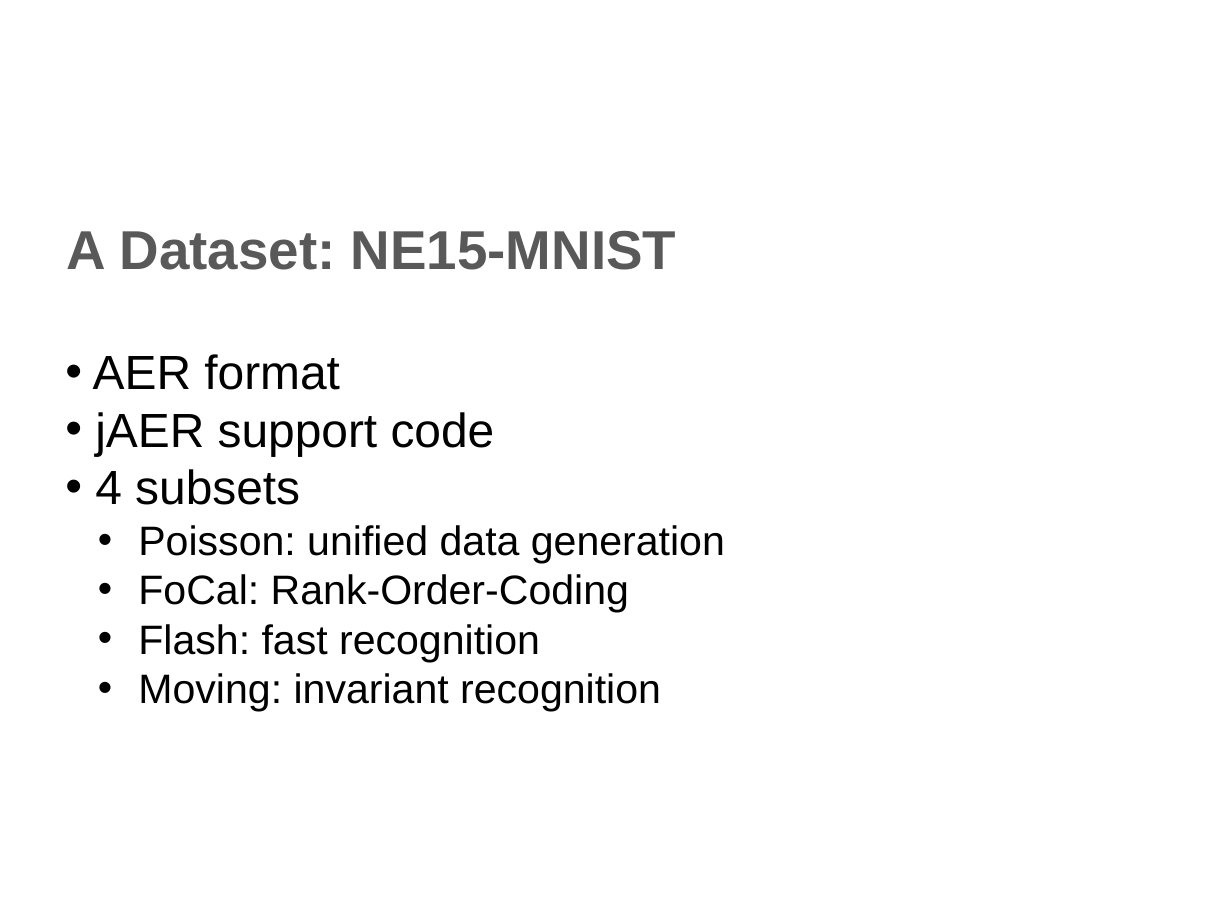
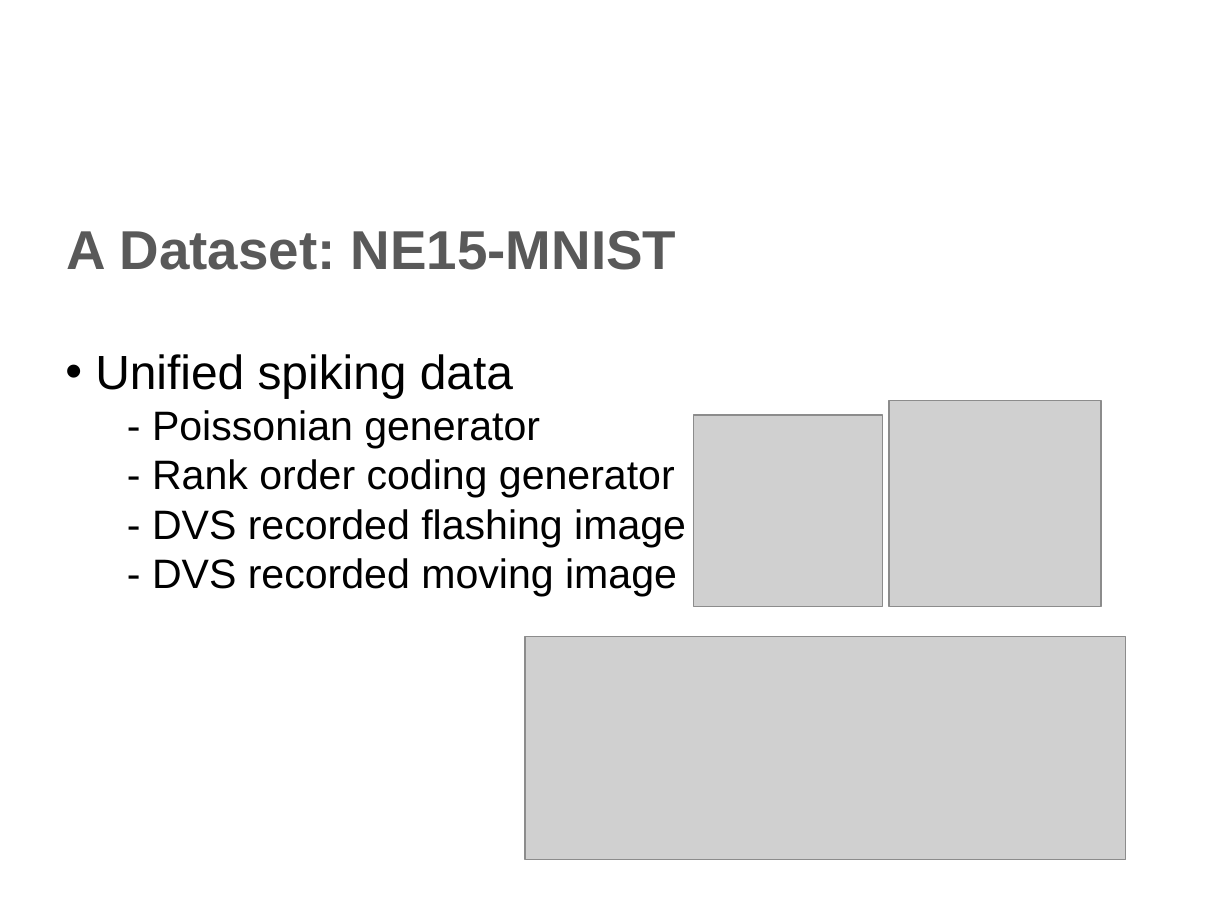
Before and after one commit to qian-liu/2nd_year_short_report, a slide deck: slide 4 of 2nd_year_int.pptx (slide 3 before the commit). Drawn at 1232x924 pixels with LibreOffice and Linux fonts; fonts in the diff are those of the drawing; grey boxes stand for pictures; background and template pictures are left out. Boxes give left, top, right and bottom in pixels: in the first picture for what was removed or moved away, otherwise in the second. Text is boxed around its words. In the diff, an @@ line names an element or a change of style, - is before the commit and + after.

```diff
--- a/2nd_year_int.pptx
+++ b/2nd_year_int.pptx
@@ text at bbox=[95, 354, 686, 596]: text changed @@
-• AER format
-• jAER support code
-• 4 subsets
-  • Poisson: unified data generation
-  • FoCal: Rank-Order-Coding
-  • Flash: fast recognition
-  • Moving: invariant recognition
+• Unified spiking data
+  - Poissonian generator
+  - Rank order coding generator
+  - DVS recorded flashing image
+  - DVS recorded moving image
@@ picture added at bbox=[694, 415, 882, 606] @@
@@ picture added at bbox=[890, 400, 1101, 606] @@
@@ picture added at bbox=[525, 637, 1126, 860] @@
```
Also in this commit, not shown: 7 other slides changed, 4 slides added, 1 slide removed, 1 other file.
